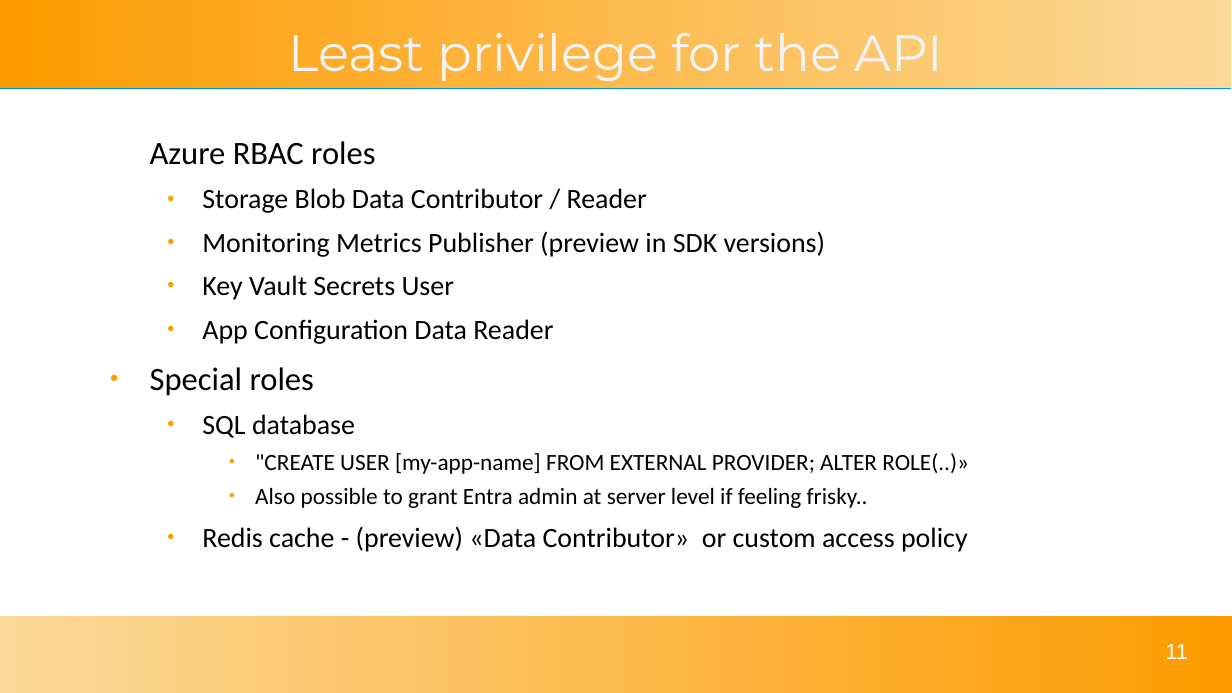
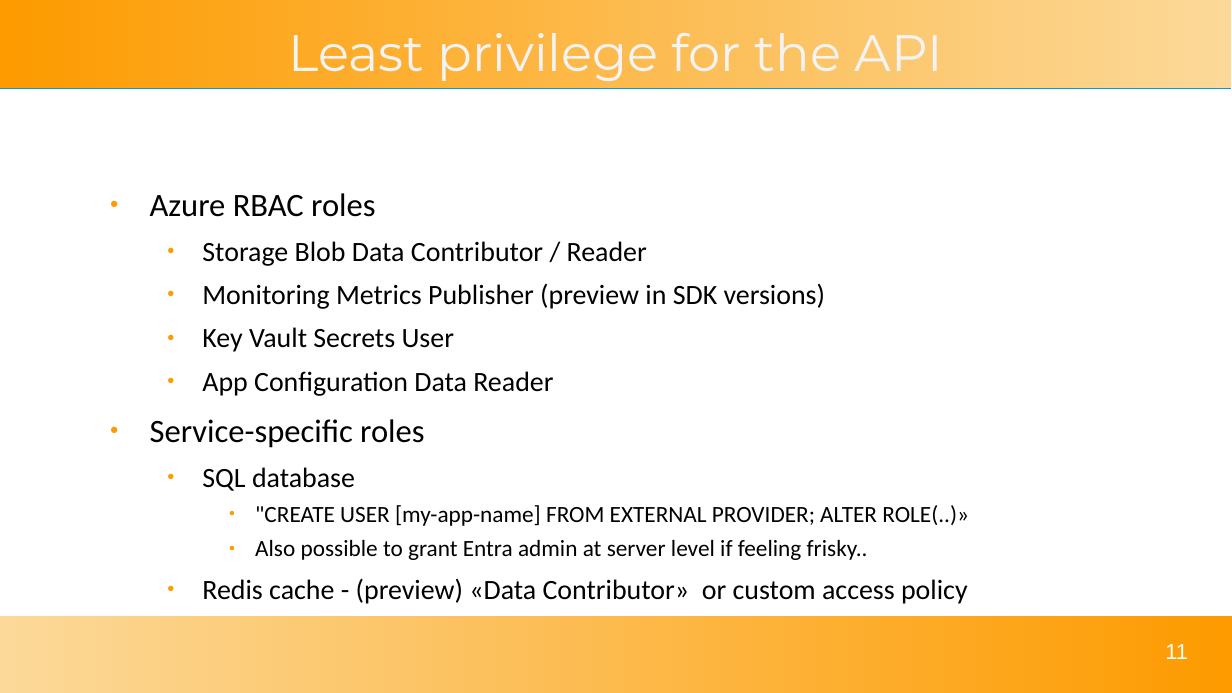
Before and after one commit to solomson/solom.tech, a slide deck: slide 11 of assets/talks/reducing-azure-risk.odp. Drawn at 1232x693 pixels with LibreOffice and Linux fonts; fonts in the diff are those of the drawing. Boxes give left, top, right and bottom in pixels: in the first picture for what was removed or moved away, otherwise in the second. Text is boxed around its words. In the diff, an @@ line names an element or a change of style, - is before the commit and + after.

```diff
--- a/assets/talks/reducing-azure-risk.odp
+++ b/assets/talks/reducing-azure-risk.odp
@@ text at box(150, 193, 375, 217): bullet none to ● @@
@@ text at box(150, 419, 424, 448): text changed @@
-  ● Special roles
+  ● Service-specific roles
```
Also in this commit, not shown: 1 other slide changed, 2 other files.
